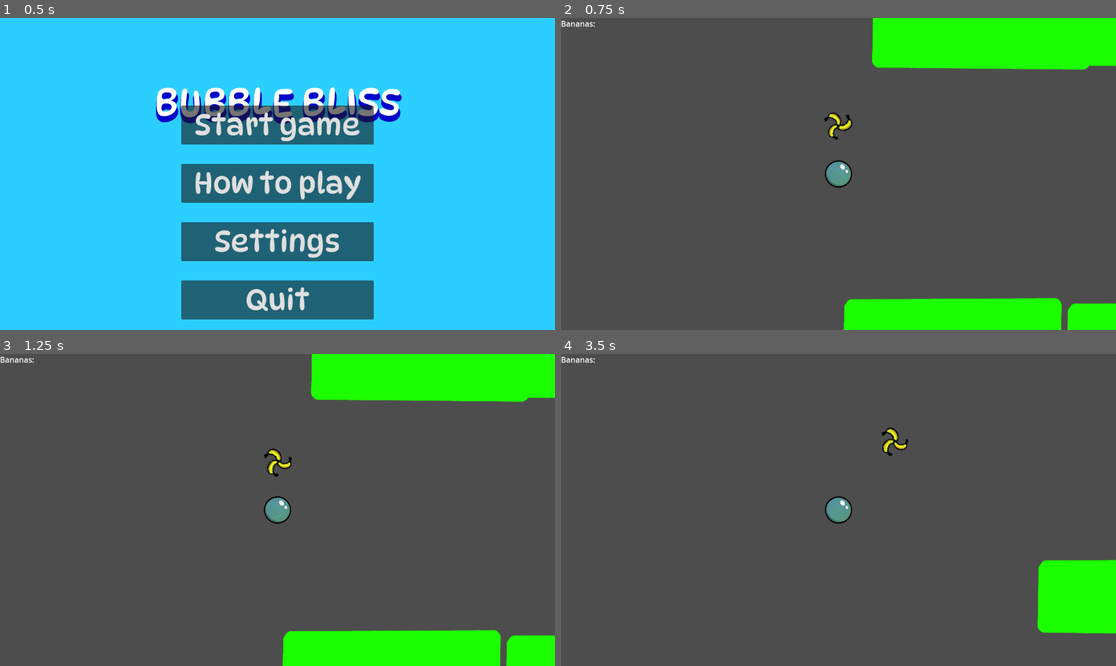
Above: before the commit, frames 1-4 (two rows, left to right).
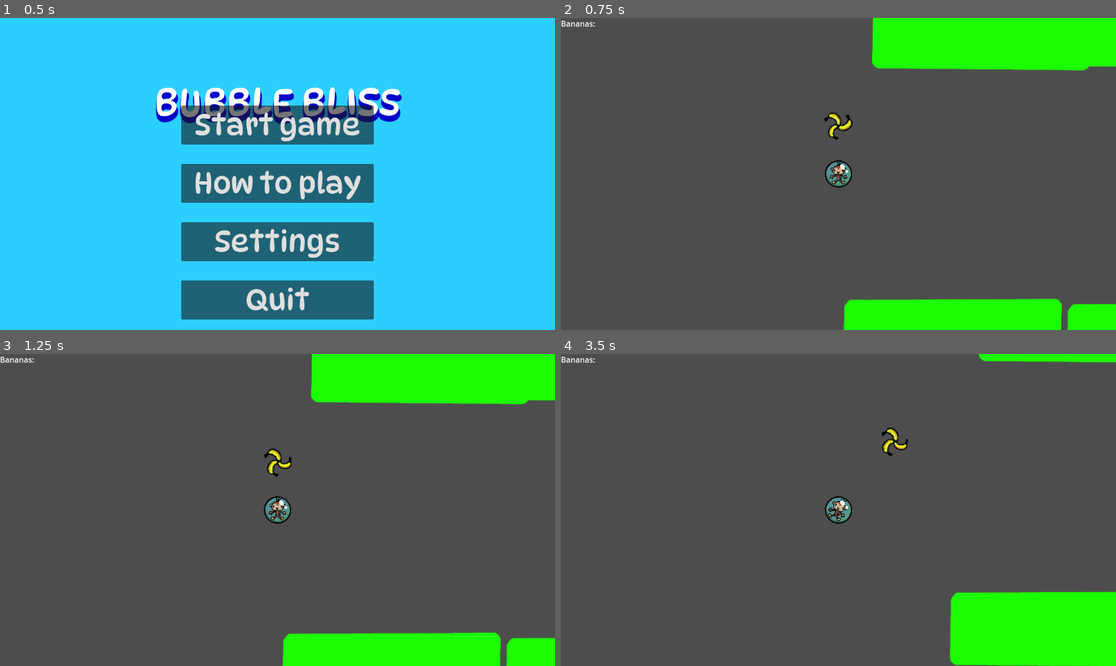
Above: after the commit, the same moments.

Repository: skincrawl/gamejam_test
Game: Godot game, scene res://Scenes/main_menu.tscn
Same seed, same stepped clock (60 frames per second), same inputs: the game is played once before the commit and once after it.
Inputs (mouse positions are in pixels of both pictures, inside the frame that each line leads up to):
- Up to frame 1 (0.5 s): no input
- Up to frame 2 (0.75 s): click "Start game" at 0.5 s
- Up to frame 3 (1.25 s): no input
- Up to frame 4 (3.5 s): move the mouse to (960, 494) at 1.27 s; press the mouse at (960, 494) at 1.28 s; move the mouse to (727, 525) at 2.02 s; release the mouse at (727, 525) at 2.03 s; click (727, 525) at 2.1 s; move the mouse to (894, 441) at 2.77 s; press the mouse at (894, 441) at 2.78 s

Frame 1 is identical in both runs. In frame 2, 0.5% of the frame differs, in the area x 47-100%, y 4-100%; in frame 3, 1.1%; in frame 4, 7.4%, in the area x 47-100%, y 0-100%.

Commit message:
Monkey spin
The monkey spins

Mouse visible in win screen

Diff:
--- a/gamejam_2025_bubble/Scenes/bubbles.tscn
+++ b/gamejam_2025_bubble/Scenes/bubbles.tscn
@@ -1,9 +1,11 @@
-[gd_scene load_steps=11 format=3 uid="uid://bjqgn8eaev75p"]
+[gd_scene load_steps=20 format=3 uid="uid://bjqgn8eaev75p"]
 
 [ext_resource type="Script" path="res://Scripts/bubbles.gd" id="1_hivhj"]
 [ext_resource type="Texture2D" uid="uid://bl2w81x8qxwpi" path="res://Assets/Art/Bubble128.png" id="2_ntofy"]
 [ext_resource type="Texture2D" uid="uid://c4mgs6y8y43he" path="res://Assets/Art/ActualBubble_Sheet.png" id="3_w0ptm"]
 [ext_resource type="Texture2D" uid="uid://cuxs0jdep2tjs" path="res://Assets/Art/BubbleBGTexture.png" id="4_k04fe"]
+[ext_resource type="Texture2D" uid="uid://bdhg7svrwcatl" path="res://Assets/Art/BubblesAction_Sheet.png" id="5_vn4g0"]
+[ext_resource type="Texture2D" uid="uid://gbmwr3ji3ra3" path="res://Assets/Art/BubblesSheet.png" id="6_unr71"]
 
 [sub_resource type="CircleShape2D" id="CircleShape2D_t1ttk"]
 radius = 25.02
@@ -46,7 +48,62 @@
 }],
 "loop": true,
 "name": &"rolling",
+"speed": 4.0
+}]
+
+[sub_resource type="AtlasTexture" id="AtlasTexture_4bkit"]
+atlas = ExtResource("5_vn4g0")
+region = Rect2(0, 0, 128, 128)
+
+[sub_resource type="AtlasTexture" id="AtlasTexture_2338q"]
+atlas = ExtResource("5_vn4g0")
+region = Rect2(128, 0, 128, 128)
+
+[sub_resource type="AtlasTexture" id="AtlasTexture_744ag"]
+atlas = ExtResource("5_vn4g0")
+region = Rect2(256, 0, 128, 128)
+
+[sub_resource type="AtlasTexture" id="AtlasTexture_payxa"]
+atlas = ExtResource("6_unr71")
+region = Rect2(0, 0, 128, 128)
+
+[sub_resource type="AtlasTexture" id="AtlasTexture_qjgv7"]
+atlas = ExtResource("6_unr71")
+region = Rect2(0, 128, 128, 128)
+
+[sub_resource type="AtlasTexture" id="AtlasTexture_54gcn"]
+atlas = ExtResource("6_unr71")
+region = Rect2(0, 256, 128, 128)
+
+[sub_resource type="SpriteFrames" id="SpriteFrames_agujd"]
+animations = [{
+"frames": [{
+"duration": 1.0,
+"texture": SubResource("AtlasTexture_4bkit")
+}, {
+"duration": 1.0,
+"texture": SubResource("AtlasTexture_2338q")
+}, {
+"duration": 1.0,
+"texture": SubResource("AtlasTexture_744ag")
+}],
+"loop": true,
+"name": &"blink",
 "speed": 5.0
+}, {
+"frames": [{
+"duration": 1.0,
+"texture": SubResource("AtlasTexture_payxa")
+}, {
+"duration": 1.0,
+"texture": SubResource("AtlasTexture_qjgv7")
+}, {
+"duration": 1.0,
+"texture": SubResource("AtlasTexture_54gcn")
+}],
+"loop": true,
+"name": &"default",
+"speed": 8.0
 }]
 
 [node name="bubbles" type="RigidBody2D"]
@@ -58,9 +115,11 @@
 shape = SubResource("CircleShape2D_t1ttk")
 
 [node name="AnimatedSprite2D" type="AnimatedSprite2D" parent="."]
+z_index = 1
 scale = Vector2(0.5, 0.5)
 sprite_frames = SubResource("SpriteFrames_qw7yh")
 animation = &"rolling"
+frame_progress = 0.325561
 
 [node name="bubble_bg_Sprite" type="Sprite2D" parent="."]
 z_index = -1
@@ -70,4 +129,7 @@
 [node name="Camera2D" type="Camera2D" parent="."]
 
 [node name="Bubbles" type="AnimatedSprite2D" parent="."]
-scale = Vector2(0.5, 0.5)
+position = Vector2(0, -3)
+scale = Vector2(0.39, 0.39)
+sprite_frames = SubResource("SpriteFrames_agujd")
+frame_progress = 0.747947
--- a/gamejam_2025_bubble/Scripts/bubbles.gd
+++ b/gamejam_2025_bubble/Scripts/bubbles.gd
@@ -3,8 +3,8 @@
 class_name Bubbles
 
 
-const MIN_BLOW_STRENGTH:float = 10.0
-const MAX_BLOW_STRENGTH:float = 100.0
+const MIN_BLOW_STRENGTH:float = 1.0
+const MAX_BLOW_STRENGTH:float = 70.0
 
 const MAX_SPEED:float = 300.0
 
@@ -12,6 +12,9 @@
 # Making a little area outside the bubble, where the strength doesn't increase
 const CONTROL_MARGIN:float = 1.1
 
+const MAX_MONKEY_SPIN_SPEED:float = 30.0
+
+var monkey_spin_speed:float = 0.0
 
 func _ready() -> void:
 	$AnimatedSprite2D.play("rolling")
@@ -20,6 +23,8 @@
 
 func _process(_delta:float) -> void:
 
+	var monkey_spin_speed = (linear_velocity.length() / MAX_SPEED) * MAX_MONKEY_SPIN_SPEED
+	$Bubbles.rotation += deg_to_rad(monkey_spin_speed) * _delta
 
 	if not Input.is_action_pressed("blowing"):
 		return
--- a/gamejam_2025_bubble/Scripts/goal.gd
+++ b/gamejam_2025_bubble/Scripts/goal.gd
@@ -1,5 +1,8 @@
 extends Area2D
 
+
+func _ready() -> void:
+	pass
 
 
 func _on_body_entered(_body: Node2D) -> void:
--- a/gamejam_2025_bubble/Scripts/level.gd
+++ b/gamejam_2025_bubble/Scripts/level.gd
@@ -23,7 +23,7 @@
 	# var mouse_pos:Vector2 = DisplayServer.mouse_get_position()
 
 	# var mouse_pos:Vector2 = get_viewport().get_mouse_position()
-	print("mouse pos: ", mouse_pos)
+	# print("mouse pos: ", mouse_pos)
 	$banana_mouse.global_position = mouse_pos + $Bubbles.position - 0.5 * screen_in_game.size
 
 
--- a/gamejam_2025_bubble/Scripts/win_screen.gd
+++ b/gamejam_2025_bubble/Scripts/win_screen.gd
@@ -3,6 +3,7 @@
 
 func _ready() -> void:
 
+	Input.mouse_mode = Input.MOUSE_MODE_VISIBLE
 	$CanvasLayer/Button.grab_focus()
 
 
Binary file added: gamejam_2025_bubble/Assets/Art/BubblesSheet.png
Not shown, added: gamejam_2025_bubble/Assets/Art/BubblesSheet.png.import
Binary file added: gamejam_2025_bubble/Assets/BubblesSheet.png
Not shown, added: gamejam_2025_bubble/Assets/BubblesSheet.png.import
